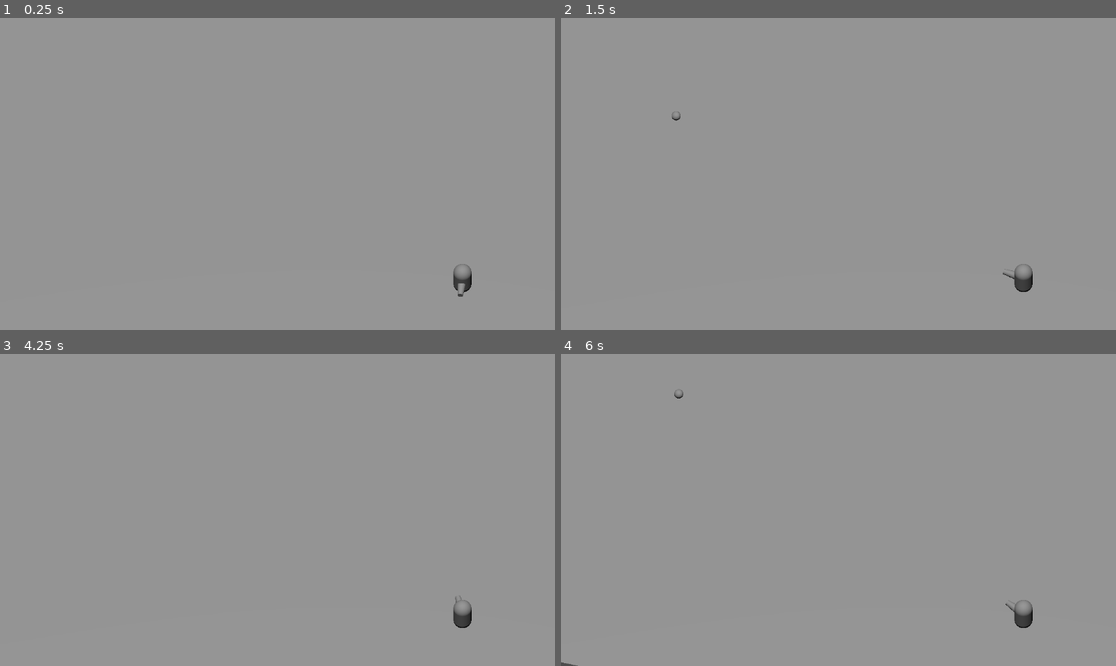
Above: before the commit, frames 1-4 (two rows, left to right).
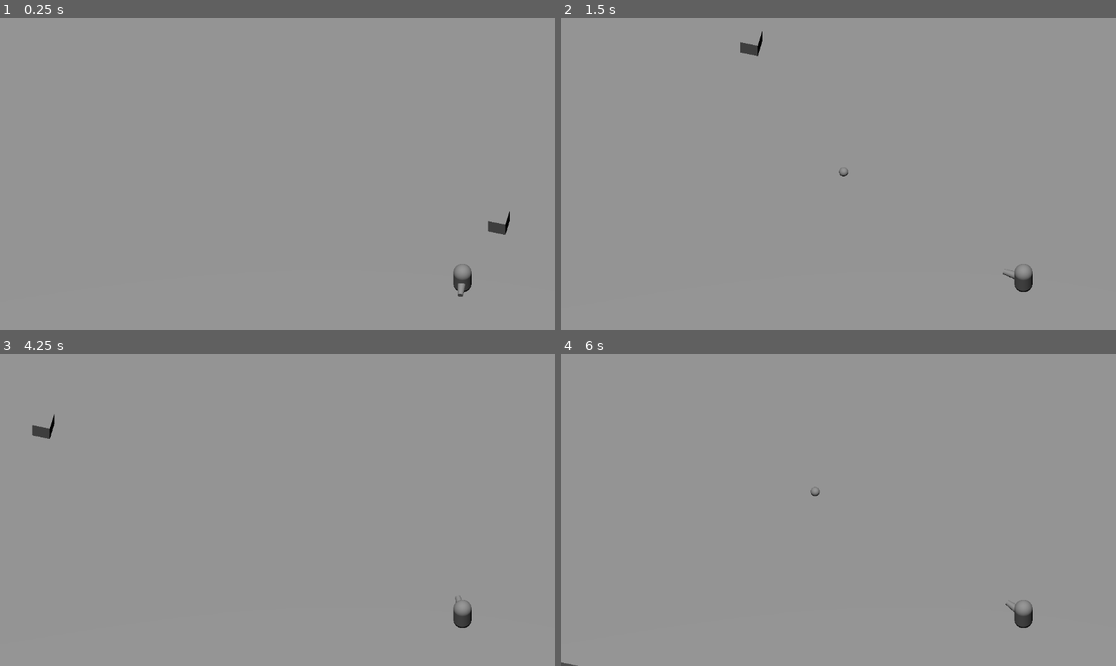
Above: after the commit, the same moments.

Repository: Iussaeus/JameGamePS2024.2
Game: Godot game, scene res://Scenes/TestWorld.tscn
Same seed, same stepped clock (60 frames per second), same inputs: the game is played once before the commit and once after it.
Inputs (mouse positions are in pixels of both pictures, inside the frame that each line leads up to):
- Up to frame 1 (0.25 s): no input
- Up to frame 2 (1.5 s): move the mouse to (960, 158) at 0.52 s; hold D (right) 0.53-1.28 s; hold E (interact) 0.53-1.28 s; move the mouse to (727, 189) at 1.27 s; hold S (backward) from 1.28 s (still down); click (727, 189) at 1.35 s
- Up to frame 3 (4.25 s): tap Enter at 2, 3.5 s; move the mouse to (333, 441) at 2.02 s; release S (backward) at 2.03 s; hold D (right) 2.03-2.78 s; tap Space (space) at 2.1, 2.75 s; move the mouse to (249, 572) at 2.77 s; hold W (forward) 2.78-3.53 s; tap E (interact) at 2.85 s; move the mouse to (444, 556) at 3.52 s; hold A (left) from 3.53 s (still down); click (444, 556) at 3.6 s
- Up to frame 4 (6 s): move the mouse to (672, 463) at 4.27 s; tap Space (space) at 4.35, 5.75 s; move the mouse to (866, 510) at 5.02 s; release A (left) at 5.03 s; hold S (backward) 5.03-5.78 s; hold E (interact) 5.03-5.78 s; move the mouse to (755, 432) at 5.77 s; hold D (right) from 5.78 s (still down); click (755, 432) at 5.85 s

The runs differ from the first frame. In frame 1, 0.1% of the frame differs, in the area x 87-92%, y 61-70%; in frame 2, 0.2%, in the area x 19-52%, y 4-51%; in frame 3, 0.1%; in frame 4, less than 0.1%.

Commit message:
the world's most basic hp system

Diff:
--- a/Scenes/Box.tscn
+++ b/Scenes/Box.tscn
@@ -1,7 +1,8 @@
-[gd_scene load_steps=6 format=3 uid="uid://bwdwhvg2b2wn5"]
+[gd_scene load_steps=7 format=3 uid="uid://bwdwhvg2b2wn5"]
 
 [ext_resource type="PackedScene" uid="uid://bybc1w3bwha5j" path="res://Scenes/Interaction/Interactable.tscn" id="1_5p1gd"]
 [ext_resource type="Script" path="res://Scripts/Box.gd" id="1_tx7t2"]
+[ext_resource type="PackedScene" uid="uid://dmpj587f0puow" path="res://Scenes/HpComponent.tscn" id="3_iun0u"]
 
 [sub_resource type="BoxShape3D" id="BoxShape3D_utikt"]
 size = Vector3(2, 2, 2)
@@ -15,16 +16,22 @@
 script = ExtResource("1_tx7t2")
 
 [node name="RigidBody3D" type="RigidBody3D" parent="."]
+mass = 20.0
 
 [node name="CollisionShape3D" type="CollisionShape3D" parent="RigidBody3D"]
 shape = SubResource("BoxShape3D_utikt")
 
-[node name="MeshInstance3D" type="MeshInstance3D" parent="."]
+[node name="MeshInstance3D" type="MeshInstance3D" parent="RigidBody3D"]
 mesh = SubResource("BoxMesh_a7htf")
+skeleton = NodePath("../..")
 
 [node name="Interactable" parent="." instance=ExtResource("1_5p1gd")]
+collision_mask = 2
 
 [node name="CollisionShape3D" parent="Interactable" index="0"]
 shape = SubResource("BoxShape3D_rekmj")
 
+[node name="HpComponent" parent="." instance=ExtResource("3_iun0u")]
+unique_name_in_owner = true
+
 [editable path="Interactable"]
--- /dev/null
+++ b/Scenes/Dummy.tscn
@@ -0,0 +1,20 @@
+[gd_scene load_steps=4 format=3 uid="uid://bs5lss2iex8sv"]
+
+[ext_resource type="PackedScene" uid="uid://dmpj587f0puow" path="res://Scenes/HpComponent.tscn" id="1_0765u"]
+
+[sub_resource type="BoxShape3D" id="BoxShape3D_cbmbx"]
+
+[sub_resource type="BoxMesh" id="BoxMesh_xyu76"]
+
+[node name="Dummy" type="Node3D"]
+
+[node name="RigidBody3D" type="RigidBody3D" parent="."]
+mass = 20.0
+
+[node name="CollisionShape3D" type="CollisionShape3D" parent="RigidBody3D"]
+shape = SubResource("BoxShape3D_cbmbx")
+
+[node name="MeshInstance3D" type="MeshInstance3D" parent="RigidBody3D"]
+mesh = SubResource("BoxMesh_xyu76")
+
+[node name="HpComponent" parent="." instance=ExtResource("1_0765u")]
--- /dev/null
+++ b/Scenes/HpComponent.tscn
@@ -0,0 +1,6 @@
+[gd_scene load_steps=2 format=3 uid="uid://dmpj587f0puow"]
+
+[ext_resource type="Script" path="res://Scripts/HpComponent.gd" id="1_2k73s"]
+
+[node name="HpComponent" type="Node3D"]
+script = ExtResource("1_2k73s")
--- a/Scenes/PlayerBody.tscn
+++ b/Scenes/PlayerBody.tscn
@@ -28,11 +28,12 @@
 [node name="Gun" parent="." instance=ExtResource("2_sd1pr")]
 transform = Transform3D(1, 0, 0, 0, -4.37114e-08, 1, 0, -1, -4.37114e-08, 0, 0, 1.38252)
 collision_layer = 2
+collision_mask = 0
 projectile = ExtResource("4_mktup")
-projectile_speed = 200.0
-shooting_interval = null
+projectile_speed = 100.0
 
 [node name="PlayerInteractor" parent="." instance=ExtResource("3_dxpcy")]
 transform = Transform3D(2, 0, 0, 0, 2, 0, 0, 0, 2, 0, 0, 0)
+collision_layer = 2
 
 [connection signal="area_exited" from="PlayerInteractor" to="PlayerInteractor" method="_on_area_exited"]
--- a/Scenes/Projectile.tscn
+++ b/Scenes/Projectile.tscn
@@ -1,4 +1,6 @@
-[gd_scene load_steps=3 format=3 uid="uid://wtytkh7f6fgl"]
+[gd_scene load_steps=4 format=3 uid="uid://wtytkh7f6fgl"]
+
+[ext_resource type="Script" path="res://Scripts/bullet.gd" id="1_cob7m"]
 
 [sub_resource type="SphereShape3D" id="SphereShape3D_ard4t"]
 radius = 0.25
@@ -8,8 +10,9 @@
 height = 0.5
 
 [node name="Projectile" type="RigidBody3D"]
-collision_layer = 2
-collision_mask = 2
+collision_layer = 0
+mass = 0.01
+script = ExtResource("1_cob7m")
 
 [node name="CollisionShape3D" type="CollisionShape3D" parent="."]
 shape = SubResource("SphereShape3D_ard4t")
--- a/Scenes/TestWorld.tscn
+++ b/Scenes/TestWorld.tscn
@@ -1,8 +1,9 @@
-[gd_scene load_steps=6 format=3 uid="uid://qy3qlfik0xw6"]
+[gd_scene load_steps=7 format=3 uid="uid://qy3qlfik0xw6"]
 
 [ext_resource type="PackedScene" uid="uid://fqvflhc3nymf" path="res://Scenes/PlayerBody.tscn" id="1_5a77m"]
 [ext_resource type="Script" path="res://Scripts/TestCamera.gd" id="1_guvbc"]
 [ext_resource type="PackedScene" uid="uid://bwdwhvg2b2wn5" path="res://Scenes/Box.tscn" id="3_x2yjo"]
+[ext_resource type="PackedScene" uid="uid://bs5lss2iex8sv" path="res://Scenes/Dummy.tscn" id="4_qvvdx"]
 
 [sub_resource type="PlaneMesh" id="PlaneMesh_no4hk"]
 size = Vector2(100, 100)
@@ -33,8 +34,8 @@
 camera_offset = Vector3(5, 30, 20)
 
 [node name="StaticBody3D" type="StaticBody3D" parent="SubViewportContainer/SubViewport"]
-collision_layer = 15
-collision_mask = 15
+collision_layer = 13
+collision_mask = 13
 
 [node name="MeshInstance3D" type="MeshInstance3D" parent="SubViewportContainer/SubViewport/StaticBody3D"]
 mesh = SubResource("PlaneMesh_no4hk")
@@ -52,5 +53,8 @@
 [node name="DirectionalLight3D" type="DirectionalLight3D" parent="SubViewportContainer/SubViewport"]
 transform = Transform3D(1, 0, 0, 0, 0.160674, 0.987008, 0, -0.987008, 0.160674, 0, 66.5205, -3.52873)
 
-[node name="Box" parent="." instance=ExtResource("3_x2yjo")]
-transform = Transform3D(1, 0, 0, 0, 1, 0, 0, 0, 1, -9.138, 1.5, -9.081)
+[node name="Box" parent="SubViewportContainer/SubViewport" instance=ExtResource("3_x2yjo")]
+transform = Transform3D(1, 0, 0, 0, 1, 0, 0, 0, 1, 2.66265, 2.09465, 13.0976)
+
+[node name="Dummy" parent="SubViewportContainer/SubViewport" instance=ExtResource("4_qvvdx")]
+transform = Transform3D(1, 0, 0, 0, 1, 0, 0, 0, 1, 0, 4.38, 0)
--- /dev/null
+++ b/Scripts/HpComponent.gd
@@ -0,0 +1,8 @@
+class_name HpComponent extends Node3D
+
+@export var _hp: float = 100
+
+
+func take_damage(damage: float) -> void:
+	_hp -= damage
+	print("took %.1f damage, current hp - %.1f" % [damage, _hp] )
--- /dev/null
+++ b/Scripts/bullet.gd
@@ -0,0 +1,21 @@
+class_name Bullet extends RigidBody3D
+
+@export var damage: float = 20
+@export var speed: float = 20
+
+
+func _ready() -> void:
+	contact_monitor = true
+	max_contacts_reported = 100
+	body_exited.connect(_on_body_entered)
+
+
+func _on_body_entered(body: Node) -> void:
+	print("hit target ", body)
+	if body.has_node("%HpComponent"):
+		var hp_component: HpComponent = body.get_node("%HpComponent")
+		hp_component.take_damage(damage)
+	elif body.get_parent().has_node("HpComponent"):
+		var hp_component: HpComponent = body.get_parent().get_node("HpComponent")
+		hp_component.take_damage(damage)
+	queue_free()
--- a/project.godot
+++ b/project.godot
@@ -30,6 +30,11 @@
 [dotnet]
 
 project/assembly_name="Test"
+
+[editor]
+
+version_control/plugin_name="GitPlugin"
+version_control/autoload_on_startup=true
 
 [input]
 
Not shown, changed: .gitignore
